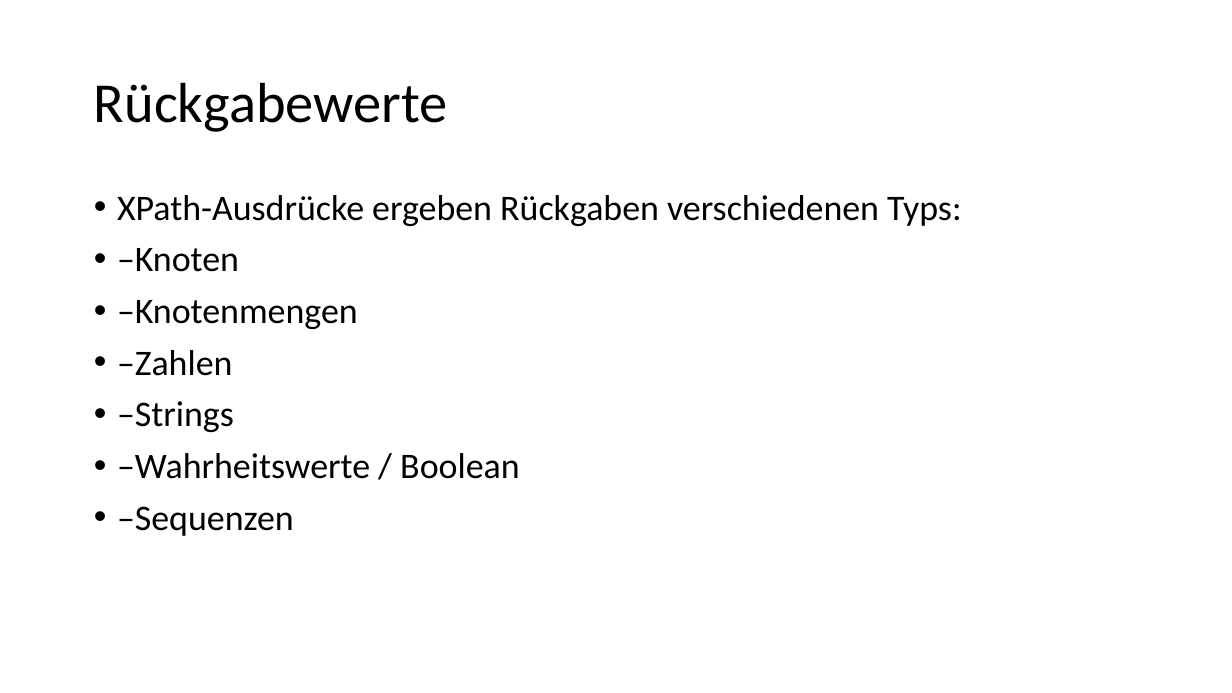
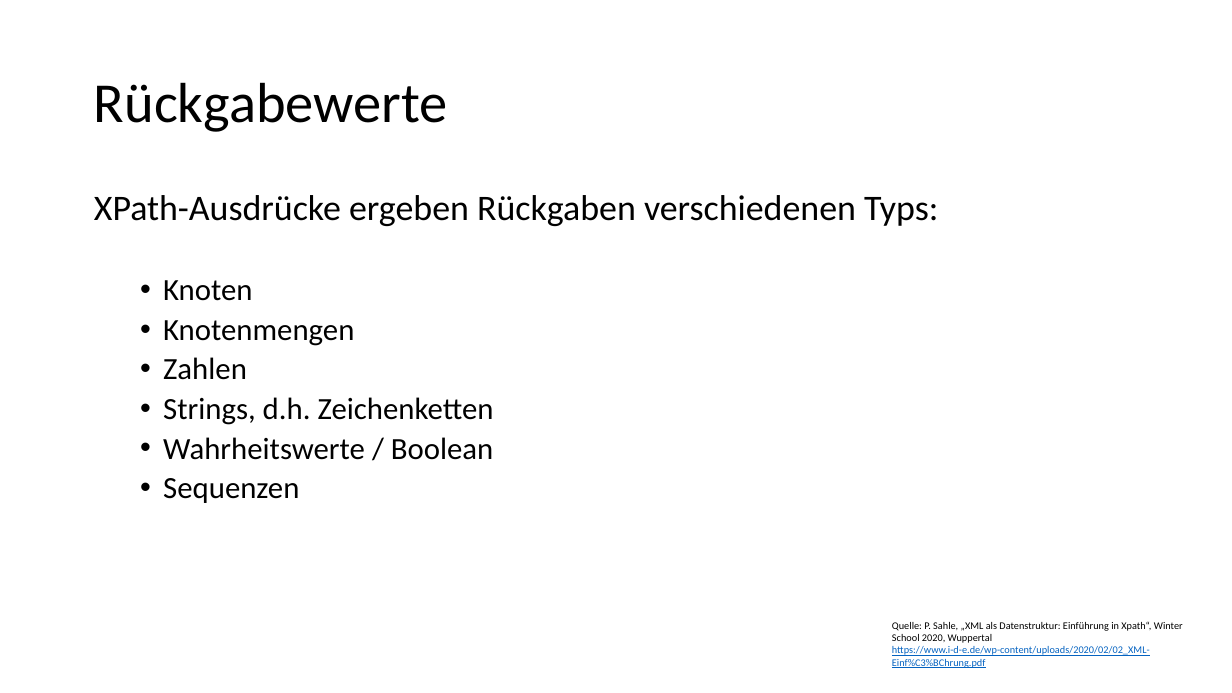
Before and after one commit to Lena-Luise/Lehre, a slide deck: slide 17 of SchulungenKGParl/Folien/XPath.pptx (slide 14 before the commit). Drawn at 1232x693 pixels with LibreOffice and Linux fonts; fonts in the diff are those of the drawing. Boxes give left, top, right and bottom in pixels: in the first picture for what was removed or moved away, otherwise in the second. Text is boxed around its words. In the diff, an @@ line names an element or a change of style, - is before the commit and + after.

```diff
--- a/SchulungenKGParl/Folien/XPath.pptx
+++ b/SchulungenKGParl/Folien/XPath.pptx
@@ text at bbox=[94, 195, 938, 226]: bullet • to none @@
@@ text at bbox=[163, 280, 494, 503]: text changed; size 28 to 24 pt @@
-• –Knoten
-• –Knotenmengen
-• –Zahlen
-• –Strings
-• –Wahrheitswerte / Boolean
-• –Sequenzen
+  • Knoten
+  • Knotenmengen
+  • Zahlen
+  • Strings, d.h. Zeichenketten
+  • Wahrheitswerte / Boolean
+  • Sequenzen
@@ text added at bbox=[892, 622, 1183, 668], 8 pt, text #000000 @@
+Quelle: P. Sahle, „XML als Datenstruktur: Einführung in Xpath“, Winter School 2020, Wuppertal https://www.i-d-e.de/wp-content/uploads/2020/02/02_XML-Einf%C3%BChrung.pdf
```
Also in this commit, not shown: 5 other slides changed, 10 slides added, 4 slides removed, 10 other files.
